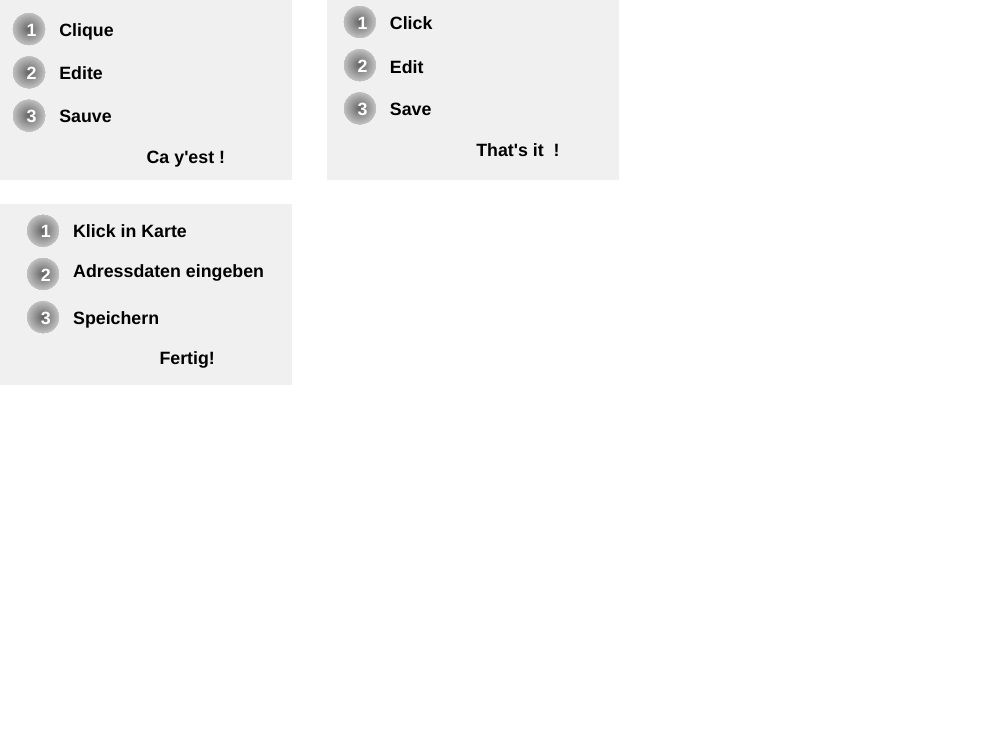
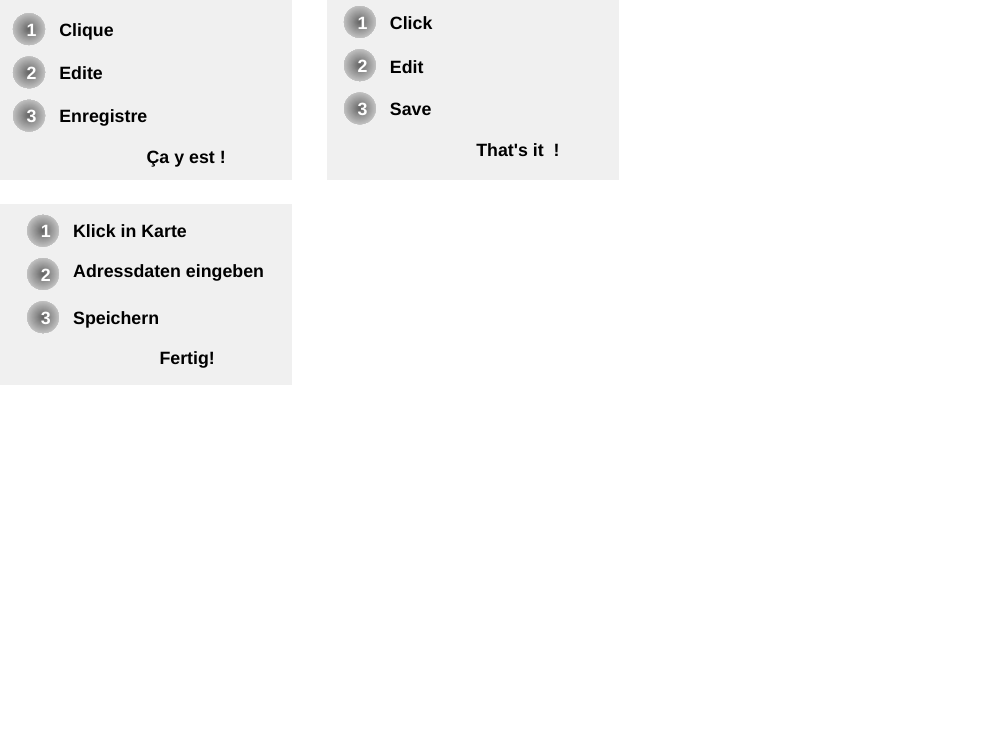
Before and after one commit to lpalli/openaddresses, a slide deck: slide 2 of openaddresses/openaddresses/public/resources/img/OpenAddressesArt.odp. Drawn at 1008x756 pixels with LibreOffice and Linux fonts; fonts in the diff are those of the drawing. Boxes give left, top, right and bottom in pixels: in the first picture for what was removed or moved away, otherwise in the second. Text is boxed around its words. In the diff, an @@ line names an element or a change of style, - is before the commit and + after.

```diff
--- a/openaddresses/openaddresses/public/resources/img/OpenAddressesArt.odp
+++ b/openaddresses/openaddresses/public/resources/img/OpenAddressesArt.odp
@@ text at (59,109,147,126): text changed @@
-Sauve
+Enregistre
@@ text at (147,150,215,167): text changed @@
-Ca y'est !
+Ça y est !
```
Also in this commit, not shown: 1 other file.
